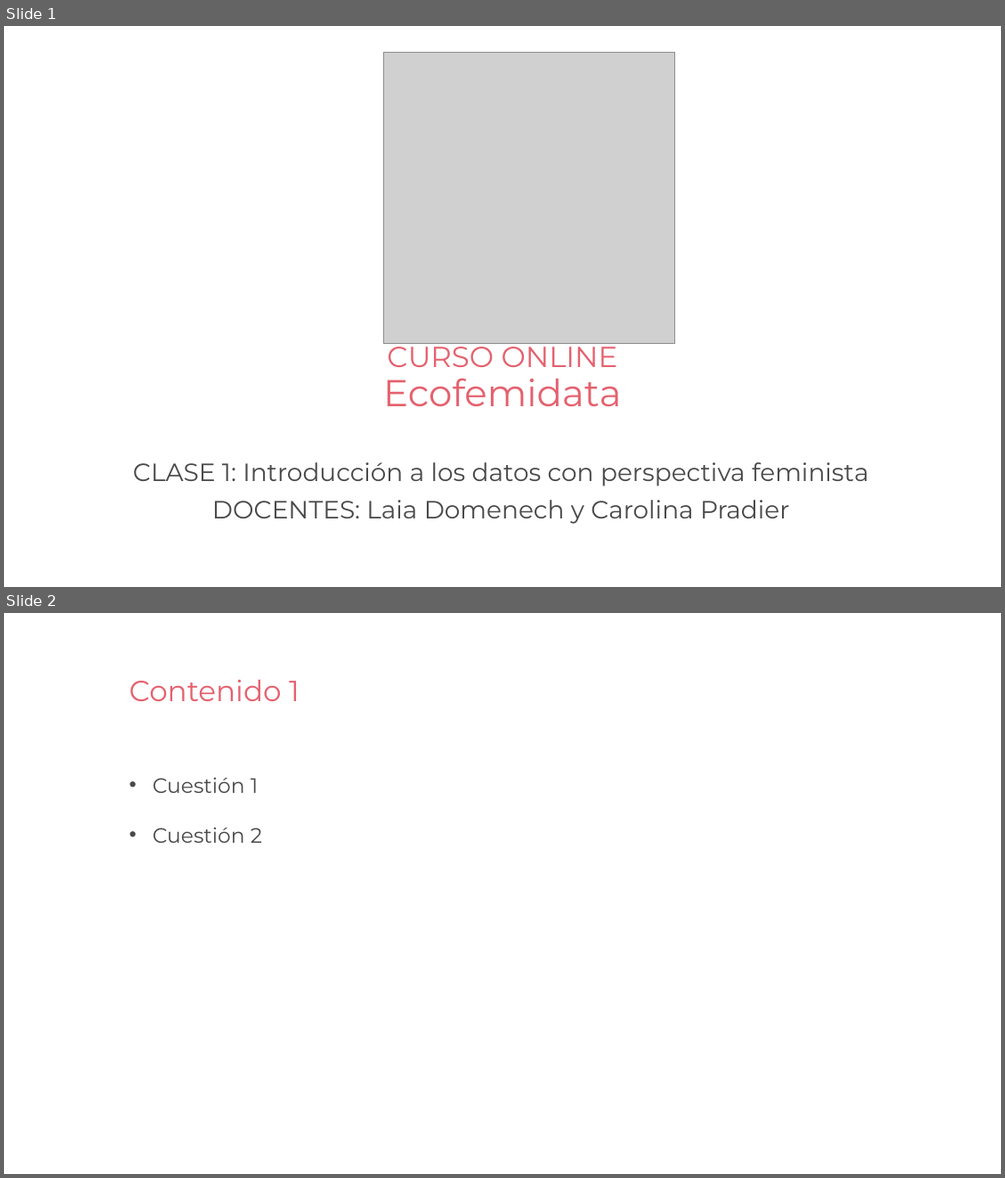
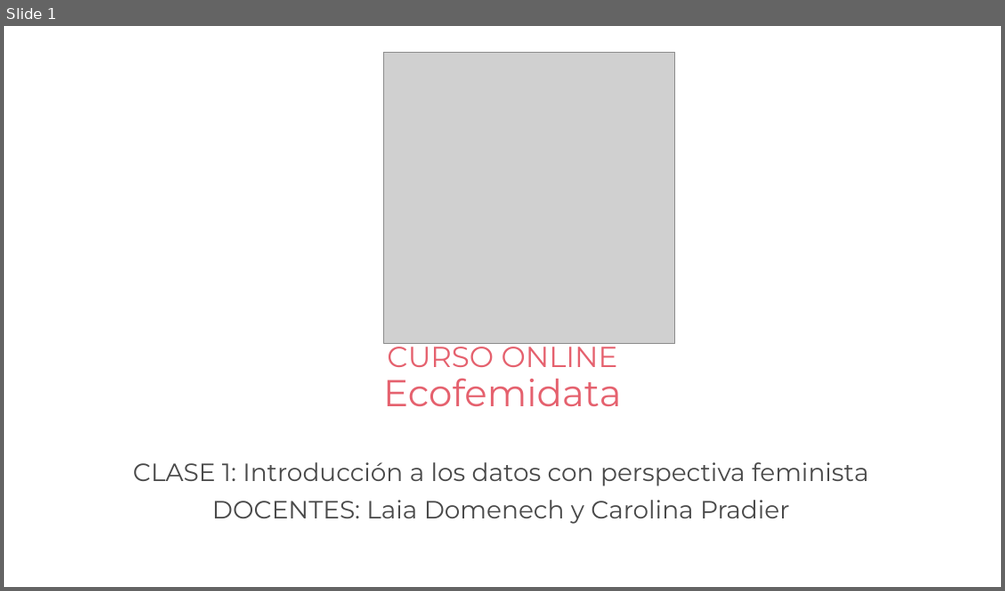
Before and after one commit to caropradier/Curso-Ecofemidata, a slide deck: clase1/Clase1 - Curso Ecofemidata.pptx. Shown one above the other, each under a label of ours: slides 1 and 2 before the commit, slide 1 after it. The pictures are 1005x1178 and 1005x591 pixels, drawn with LibreOffice and Linux fonts; fonts in the diff are those of the drawing; grey boxes stand for pictures. Boxes give left, top, right and bottom in pixels: in the first picture for what was removed or moved away, otherwise in the second. Text is boxed around its words. In the diff, an @@ line names an element or a change of style, - is before the commit and + after.

```diff
--- a/clase1/Clase1 - Curso Ecofemidata.pptx
+++ b/clase1/Clase1 - Curso Ecofemidata.pptx
@@ slide 2 removed at (4, 613, 1001, 1174), background #FFFFFF @@
@@ text removed at (129, 680, 299, 701) @@
-Contenido 1
@@ text removed at (153, 778, 262, 843) @@
-• Cuestión 1
-• Cuestión 2
```
Also in this commit, not shown: 21 slides added, 3 other files.
